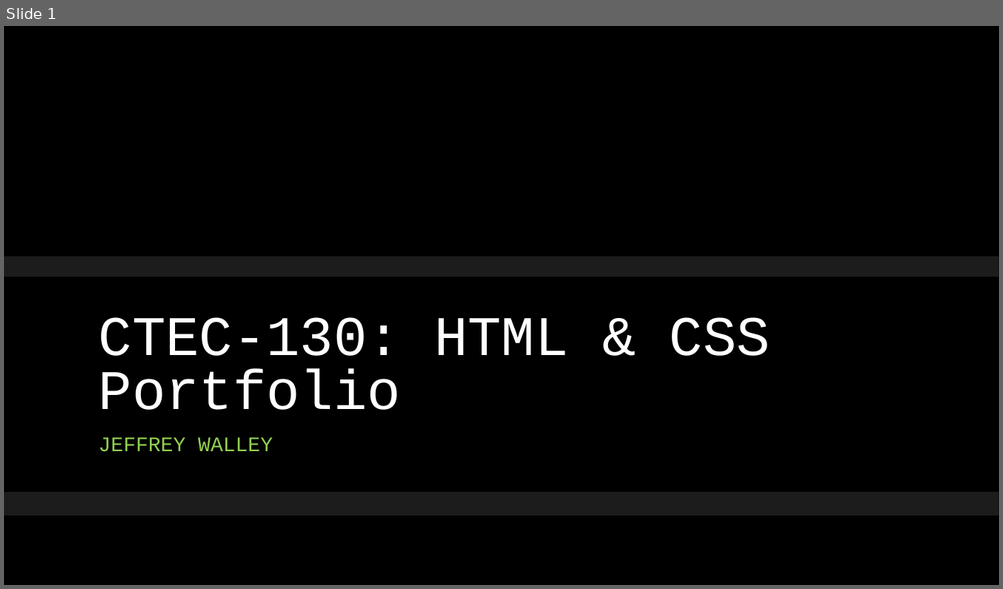
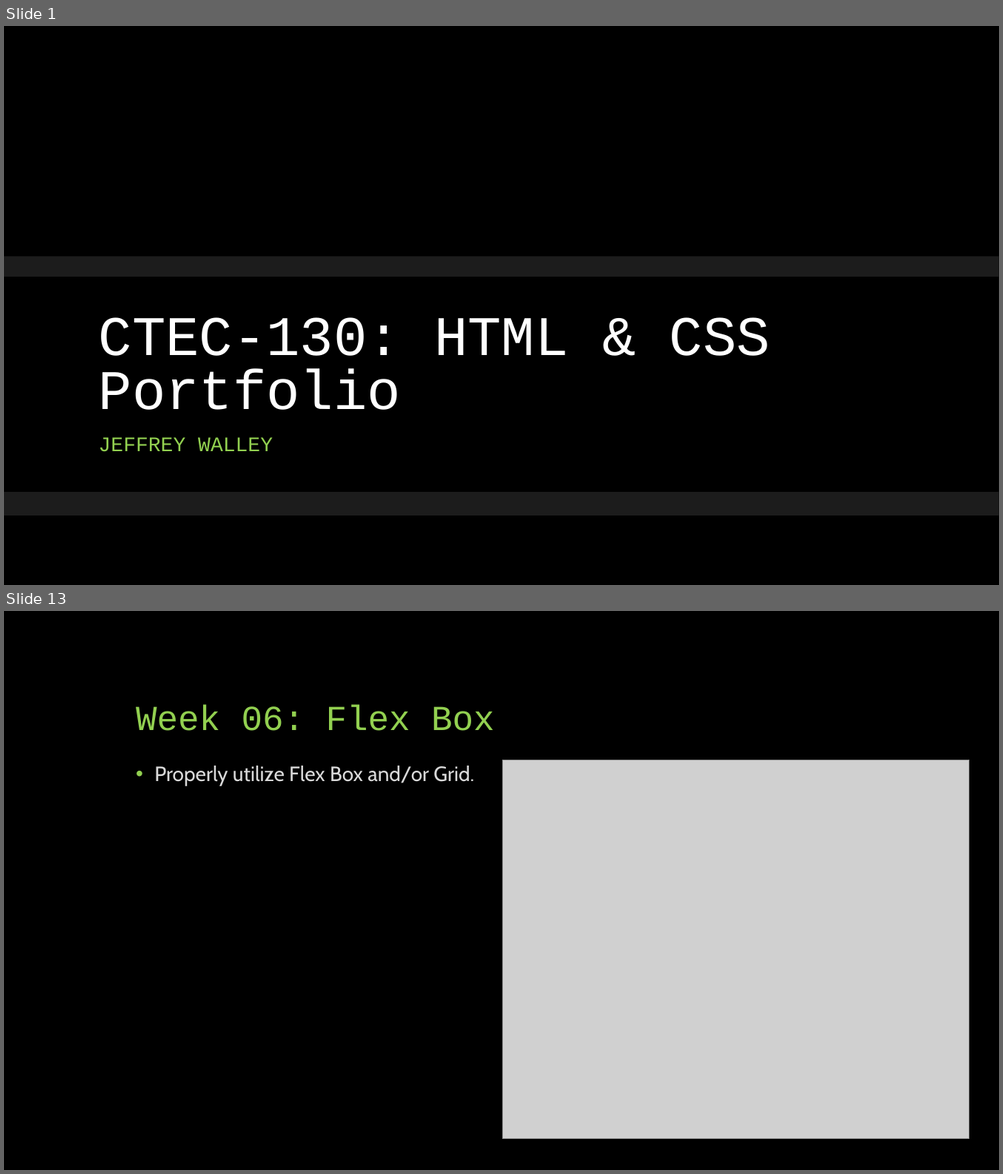
Before and after one commit to Ploppa-Smurph/ctec130_html, a slide deck: wk07/130portfolio_midterm.pptx. Shown one above the other, each under a label of ours: slide 1 before the commit, slides 1 and 13 after it; the slides between them are not shown. The pictures are 1003x589 and 1003x1174 pixels, drawn with LibreOffice and Linux fonts; fonts in the diff are those of the drawing; grey boxes stand for pictures; background and template pictures are left out. Boxes give left, top, right and bottom in pixels: in the first picture for what was removed or moved away, otherwise in the second. Text is boxed around its words. In the diff, an @@ line names an element or a change of style, - is before the commit and + after.

```diff
--- a/wk07/130portfolio_midterm.pptx
+++ b/wk07/130portfolio_midterm.pptx
@@ slide 13 added at [4,611,999,1170], background #000000 @@
@@ title added at [136,704,495,731], 34 pt, text #92D050 @@
+Week 06: Flex Box
@@ text added at [154,766,474,786], 20 pt, text #D9D9D9 @@
+• Properly utilize Flex Box and/or Grid.
@@ picture added at [503,760,970,1139] @@
```
Also in this commit, not shown: 1 slide changed, 12 other slides added, 9 slides removed, 28 other files.
